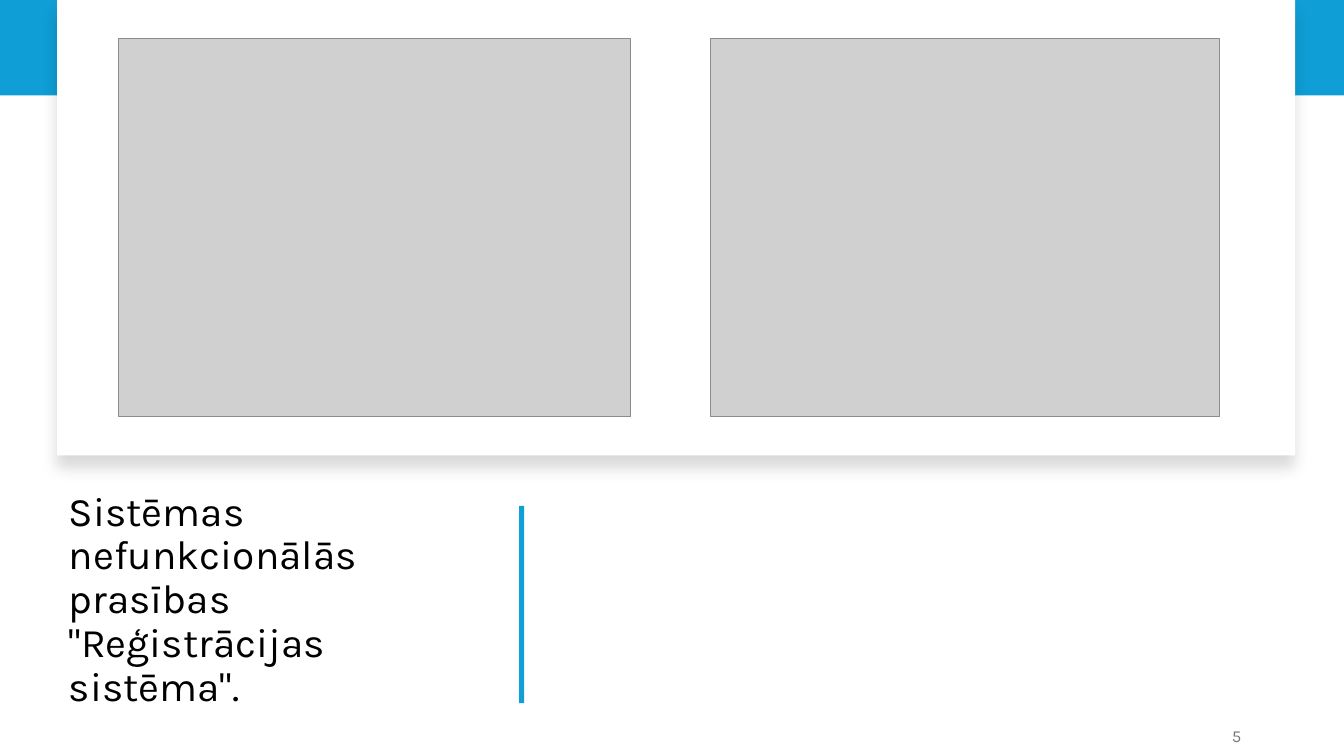
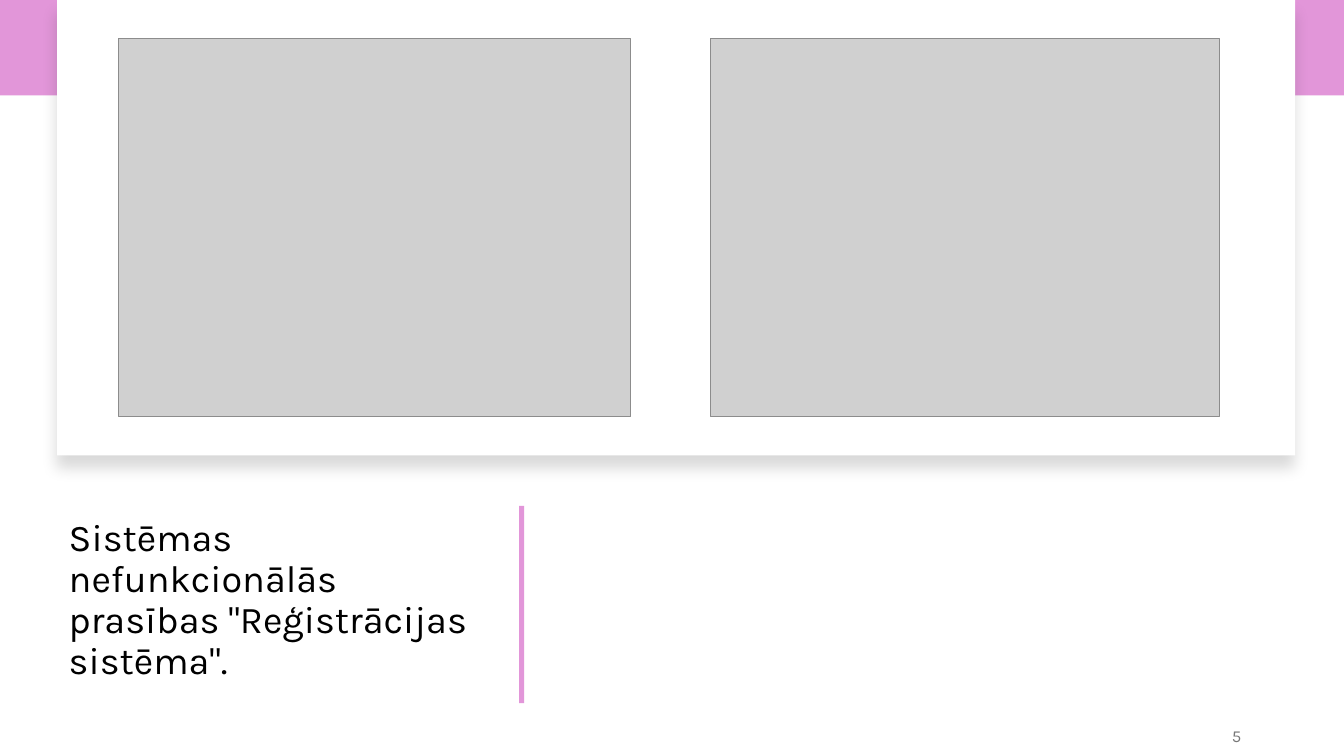
Before and after one commit to julianna964/PD_1_Artjomenko_2025, a slide deck: slide 5 of Projekta_Darbs_Julianna_Artjomenko_1.ppsx. Drawn at 1344x756 pixels with LibreOffice and Linux fonts; fonts in the diff are those of the drawing; grey boxes stand for pictures. Boxes give left, top, right and bottom in pixels: in the first picture for what was removed or moved away, otherwise in the second. Text is boxed around its words. In the diff, an @@ line names an element or a change of style, - is before the commit and + after.

```diff
--- a/Projekta_Darbs_Julianna_Artjomenko_1.ppsx
+++ b/Projekta_Darbs_Julianna_Artjomenko_1.ppsx
@@ rectangle at (0,0,1344,96): fill #0F9ED5 to #E296D9 @@
@@ title "Sistēmas nefunkcionālās prasības "Reģistrācijas sistēma"." at (69,525,466,675): size 29 to 27 pt @@
@@ rectangle at (520,506,525,703): fill #0F9ED5 to #E296D9 @@
```
Also in this commit, not shown: 15 other slides changed.
